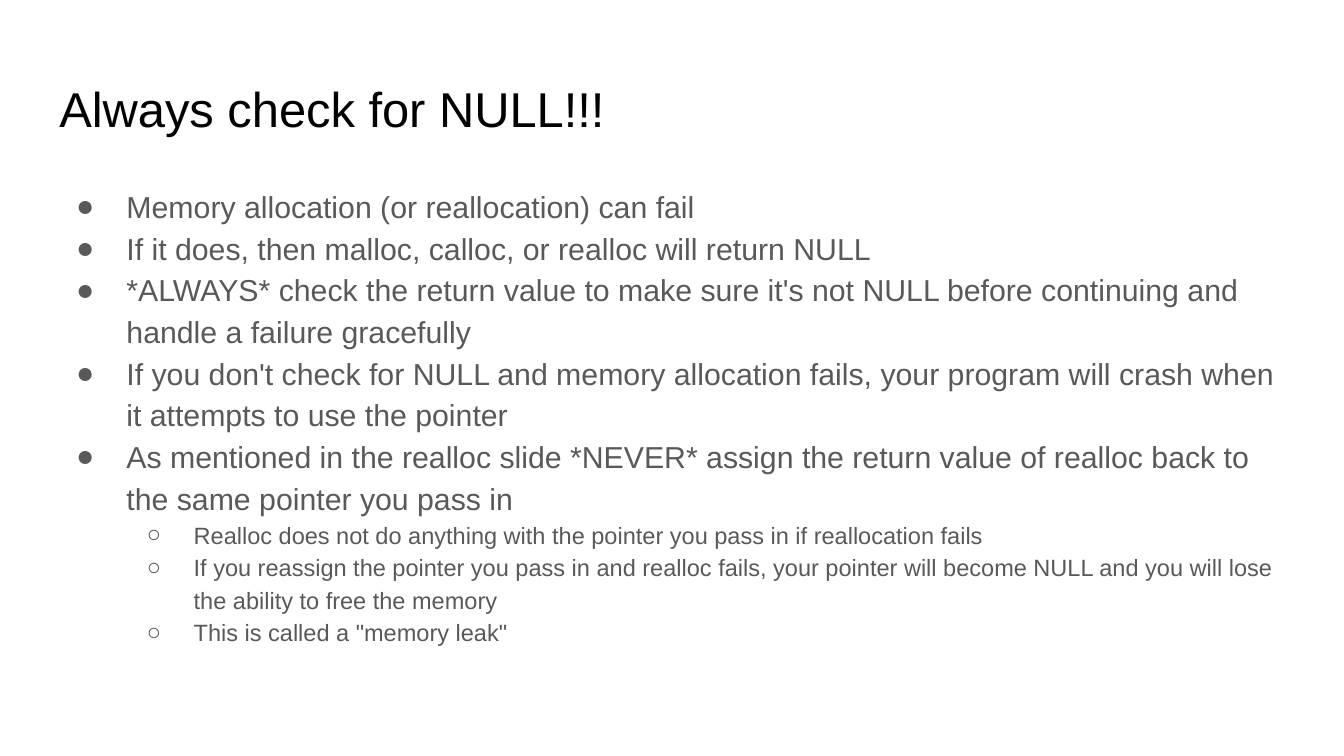
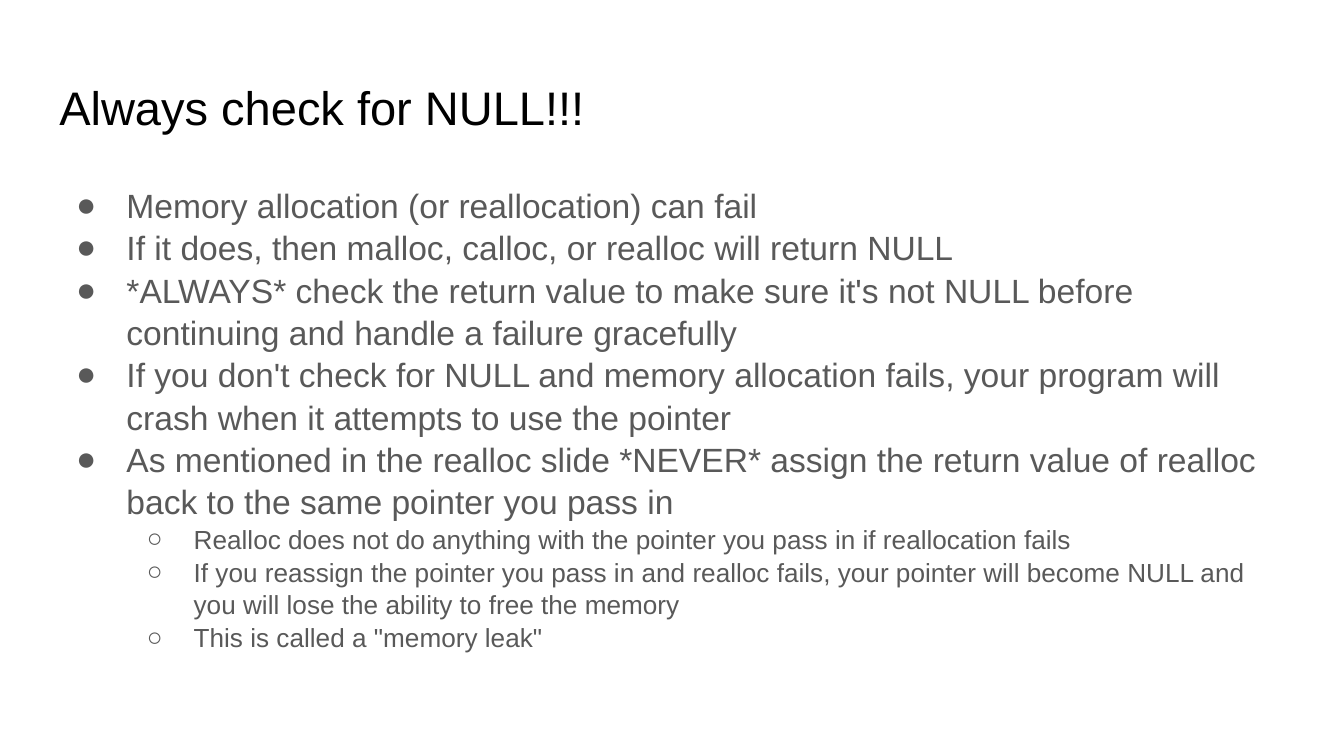
Before and after one commit to brian-card/data-structures, a slide deck: slide 7 of 00 - Dynamic Memory/Dynamic Memory in C.pptx. Drawn at 1344x756 pixels with LibreOffice and Linux fonts; fonts in the diff are those of the drawing. Boxes give left, top, right and bottom in pixels: in the first picture for what was removed or moved away, otherwise in the second. Text is boxed around its words. In the diff, an @@ line names an element or a change of style, - is before the commit and + after.

```diff
--- a/00 - Dynamic Memory/Dynamic Memory in C.pptx
+++ b/00 - Dynamic Memory/Dynamic Memory in C.pptx
@@ title "Always check for NULL!!!" at [59,91,584,134]: size 26.2 to 25.2 pt @@
@@ text "Memory allocation (or reallocation) can ..." at [126,193,1256,653]: size 16.2 to 18 pt in "Memory allocation (or reallocation) can fail", "If it does, then malloc, calloc, or ...", "*ALWAYS* check the return value to make ...", "If you don't check for NULL and ..." and 1 more places; size 12.6 to 14 pt in "Realloc does not do anything with the ...", "If you reassign the pointer you pass ...", "This is called a "memory leak""; line spacing 1.15 to 1.05 @@
```
Also in this commit, not shown: 10 other slides changed.
